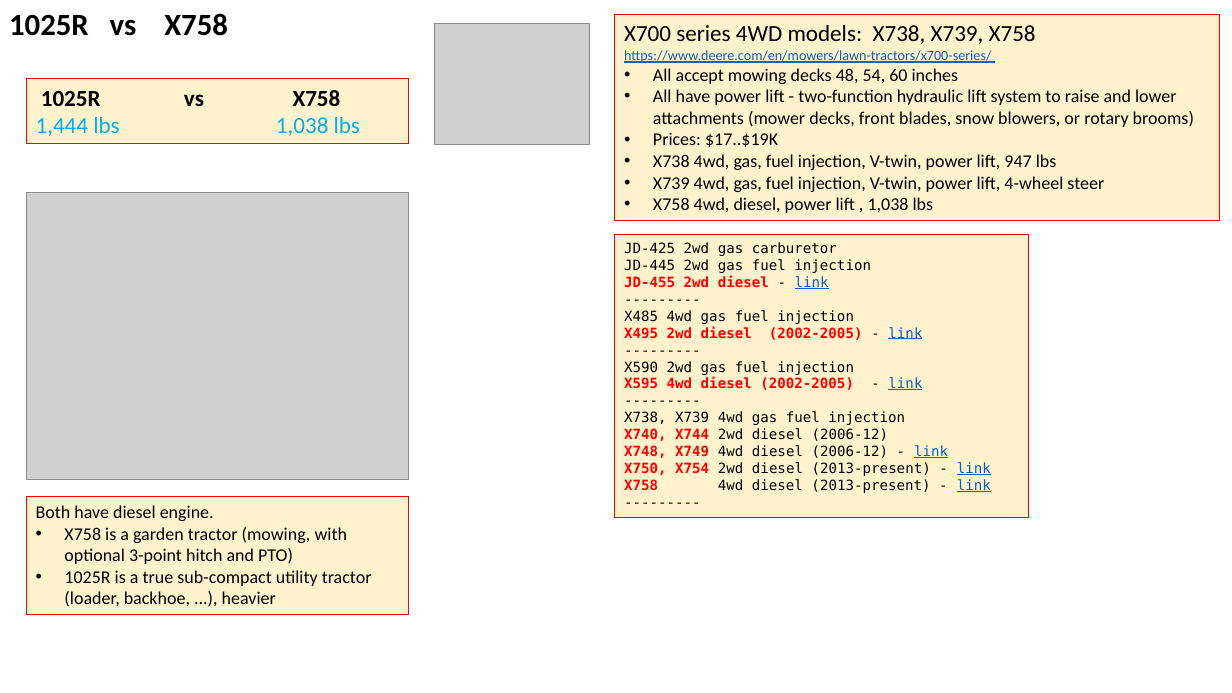
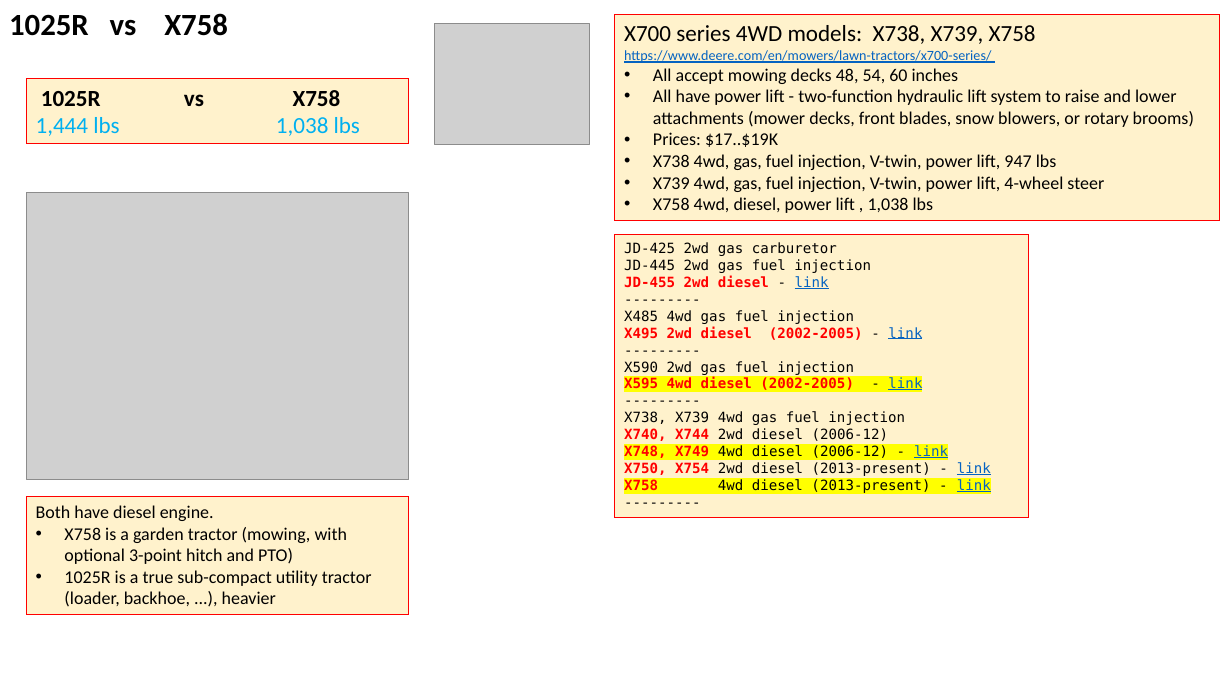
Before and after one commit to lselector/misc_farm, a slide deck: slide 3 of tractor_jd_1025r_X758.pptx. Drawn at 1232x693 pixels with LibreOffice and Linux fonts; fonts in the diff are those of the drawing; grey boxes stand for pictures. Boxes give left, top, right and bottom in pixels: in the first picture for what was removed or moved away, otherwise in the second. Text is boxed around its words. In the diff, an @@ line names an element or a change of style, - is before the commit and + after.

```diff
--- a/tractor_jd_1025r_X758.pptx
+++ b/tractor_jd_1025r_X758.pptx
@@ text in rectangle at box(624, 377, 991, 493): highlight none to #FFFF00 in "X595 4wd diesel (2002-2005) - link", "X748, X749 4wd diesel (2006-12) - link", "X758 4wd diesel (2013-present) - link" @@
```
Also in this commit, not shown: 2 other slides changed.
